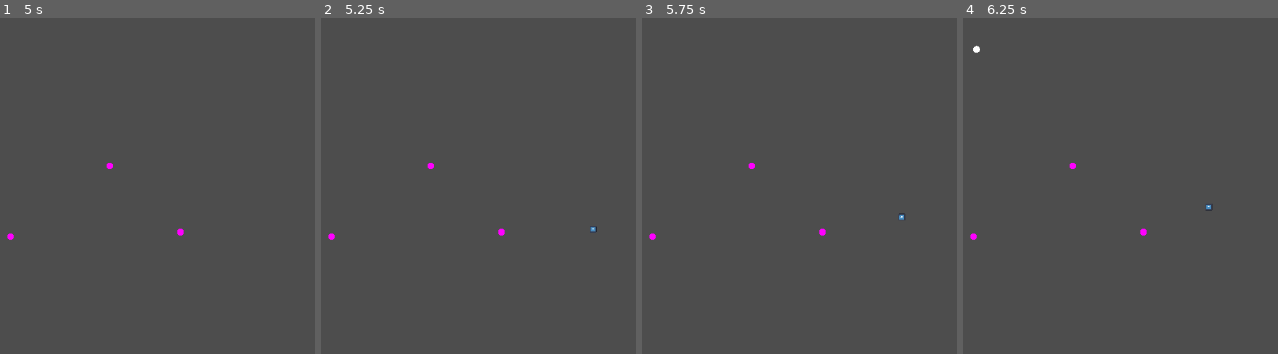
Above: before the commit, frames 1-4 (left to right).
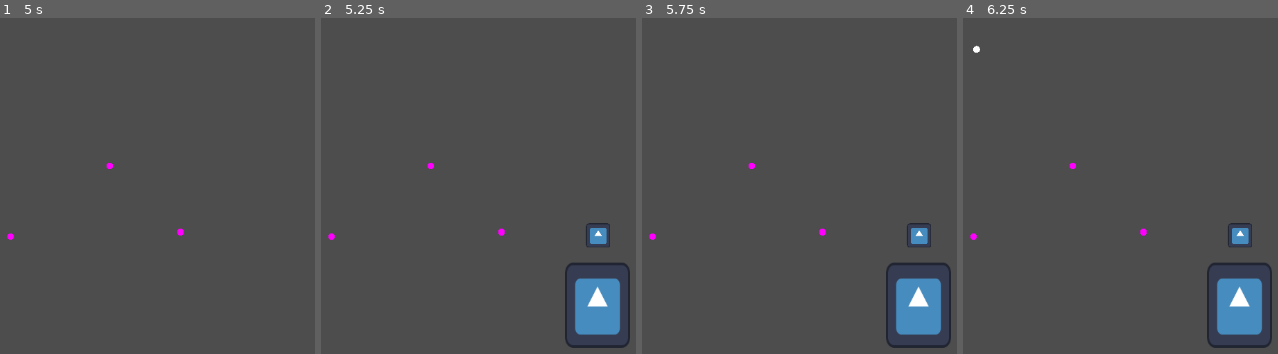
Above: after the commit, the same moments.

Repository: EggnogPlus/Ballistic
Game: Godot game, scene res://scenes/level.tscn
Two runs of this game, one before a commit and one after it. Both use one fixed random seed, a clock stepped at 60 frames per second and the inputs below. The engine's default icon, where the game draws it, is replaced by a stand-in: a white triangle on a blue panel in a dark square.
Inputs:
- Up to frame 1 (5 s): tap Enter at 0.5, 3.5 s; hold Right (ui_right) 0.53-1.28 s; tap Tab (grapple) at 0.6, 2.1, 3.6 s; tap Space (release_grapple) at 1.25, 1.35, 2.85, 4.35 s; hold Down (ui_down) 1.28-2.03 s; hold Right (ui_right) 2.03-2.78 s; hold Up (ui_up) 2.78-3.53 s; hold Left (ui_left) from 3.53 s (still down)
- Up to frame 2 (5.25 s): tap Space (release_grapple) at 5 s; release Left (ui_left) at 5.03 s; hold Down (ui_down) from 5.03 s (still down); tap Tab (grapple) at 5.1 s
- Up to frame 3 (5.75 s): keep holding Down (ui_down)
- Up to frame 4 (6.25 s): tap Enter at 5.75 s; release Down (ui_down) at 5.78 s; hold Right (ui_right) from 5.78 s (still down); tap Space (release_grapple) at 5.85 s

Frame 1 is identical in both runs. In frame 2, 3.4% of the frame differs, in the area x 77-99%, y 61-99%; in frame 3, 3.4%, in the area x 77-99%, y 58-99%; in frame 4, 3.4%.

Commit message:
broken enemy detection radius

Diff:
--- a/scenes/enemy.tscn
+++ b/scenes/enemy.tscn
@@ -6,6 +6,7 @@
 [sub_resource type="RectangleShape2D" id="RectangleShape2D_s4oyf"]
 
 [node name="CharacterBody2D" type="CharacterBody2D"]
+scale = Vector2(3.5, 3.5)
 script = ExtResource("1_7vkuo")
 
 [node name="Sprite2D" type="Sprite2D" parent="."]
@@ -14,3 +15,16 @@
 
 [node name="CollisionShape2D" type="CollisionShape2D" parent="."]
 shape = SubResource("RectangleShape2D_s4oyf")
+
+[node name="Area2D" type="Area2D" parent="."]
+
+[node name="CollisionPolygon2D" type="CollisionPolygon2D" parent="Area2D"]
+polygon = PackedVector2Array(-50, 100, 50, 100, 0, 0)
+
+[node name="Sprite2D" type="Sprite2D" parent="Area2D/CollisionPolygon2D"]
+position = Vector2(-0.57143, 57.4286)
+scale = Vector2(0.419643, 0.549107)
+texture = ExtResource("2_65ego")
+
+[node name="frontMarker" type="Marker2D" parent="Area2D"]
+position = Vector2(0, 100)
--- a/scripts/enemy.gd
+++ b/scripts/enemy.gd
@@ -1,11 +1,101 @@
 extends CharacterBody2D
 
 var speed: float = 100.0
+var turnSpeed = 5.0
+enum ENEMY_STATE {PATROLLING, # 0
+					 LOSING, # 1
+					 HUNTING} # 2
+var currentState = ENEMY_STATE.PATROLLING
 
+var directionFacing: Vector2
+@onready var sprite = $Sprite2D
+@onready var frontMarker = $Area2D/frontMarker
+@onready var visionCone = $Area2D
+
+#region Get Direction w/ get_facing_direction, and hooks for entering / exiting vision code
+## Sets the enemies "forward" direction to be the vec between the frontMarker and self
+func get_facing_direction() -> Vector2:
+	directionFacing = frontMarker.global_position - self.global_position
+	return directionFacing
+
+## Runs once and hooks up player entering and exiting enemy visionCone
+func _ready():
+	visionCone.connect("body_entered", Callable(self, "_on_body_entered"))
+	visionCone.connect("body_exited", Callable(self, "_on_body_exited"))
+
+## function for when player ENTERS vision cone
+func _on_body_entered(body):
+	if body.name == "ball":  # Or however your player is named
+		print("Player entered vision cone!")
+		currentState = ENEMY_STATE.HUNTING # 2
+
+## function for when player EXITS vision cone
+func _on_body_exited(body):
+	if body.name == "ball":
+		print("Player exited vision cone!")
+		currentState = ENEMY_STATE.LOSING # 1
+#endregion
+
+#region state movements
+
+func patrolMovement():
+	pass
+
+func losingMovement():
+	velocity = Vector2.ZERO
+	move_and_slide()
+
+func huntingMovement(player, delta):
+	# Calculate the direction vector from the enemy to the player
+	var direction = player.global_position - global_position
+
+	# Debug: Print direction to verify player position
+	print("Hunting: direction to player=", direction)
+
+	# Move toward the player
+	velocity = direction.normalized() * speed
+
+	# Debug: Print velocity to confirm movement
+	print("Hunting: velocity=", velocity)
+
+	# Calculate the angle to face the player
+	var targetAngle = direction.angle()
+
+	# Adjust rotation to face the player
+	# If sprite faces left at rotation=0, uncomment the next line
+	# targetAngle += PI
+
+	# Option 1: Smooth rotation (uncomment for smooth turning)
+	# rotation = lerp_angle(rotation, targetAngle, turnSpeed * delta)
+
+	# Option 2: Instant rotation (as per your latest attempt)
+	rotation = targetAngle
+
+	# Debug: Print rotation to confirm
+	print("Hunting: rotation=", rad_to_deg(rotation), " degrees, targetAngle=", rad_to_deg(targetAngle), " degrees")
+
+	# Ensure sprite aligns with rotation (optional if sprite inherits rotation)
+	sprite.rotation = rotation
+
+	# Move the enemy
+	move_and_slide()
+
+
+
+#endregion
+
+func stateActions(player, delta):
+	get_facing_direction()
+	match currentState:
+		0: # PATROLLING
+			patrolMovement()
+		1: # LOSING
+			losingMovement()
+		2: # HUNTING
+			huntingMovement(player, delta)
+
+## Function constally run for enemy
 func _physics_process(delta):
 	var player = get_node_or_null("/root/Level/Player/ball")
 	if player and is_instance_valid(player):
-		print(player.position);
-		var direction = (player.global_position - global_position).normalized()
-		velocity = direction * speed
-		move_and_slide()
+		stateActions(player, delta)
